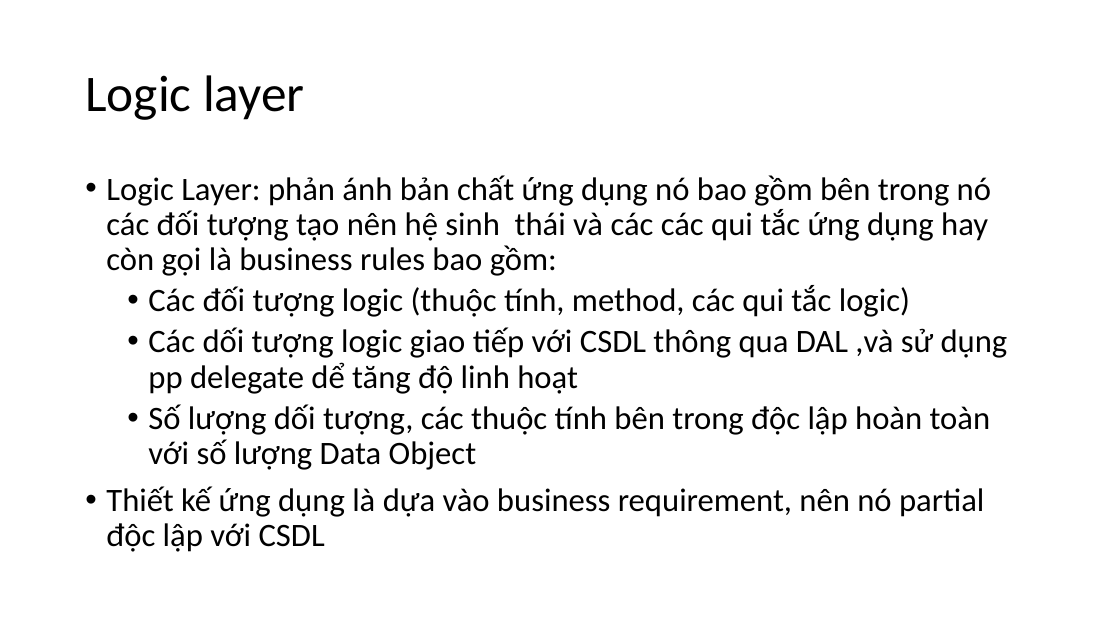
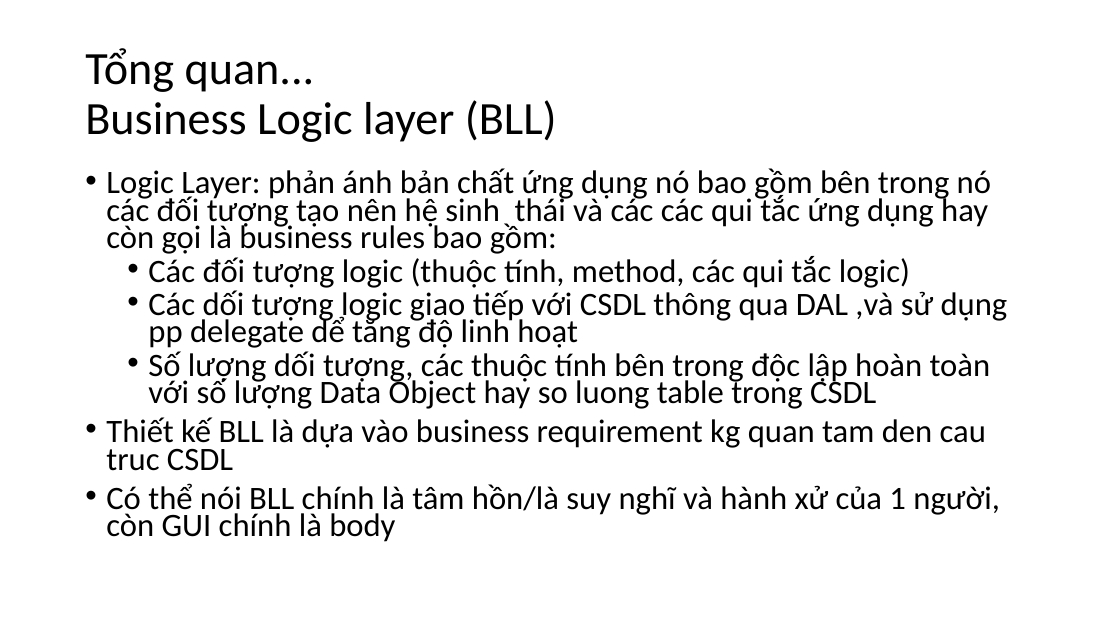
Before and after one commit to lamhongbac/LoggingDemo, a slide deck: slide 4 of WpfStudy/Documents/AutoMapper Tutorial.pptx. Drawn at 1120x630 pixels with LibreOffice and Linux fonts; fonts in the diff are those of the drawing. Boxes give left, top, right and bottom in pixels: in the first picture for what was removed or moved away, otherwise in the second. Text is boxed around its words. In the diff, an @@ line names an element or a change of style, - is before the commit and + after.

```diff
--- a/WpfStudy/Documents/AutoMapper Tutorial.pptx
+++ b/WpfStudy/Documents/AutoMapper Tutorial.pptx
@@ title at <box>85,48,557,142</box>: text changed; size 44 to 39.6 pt @@
-Logic layer
+Tổng quan...
+Business Logic layer (BLL)
@@ text at <box>106,168,1008,348</box>: line spacing 0.9 to 0.7 @@
@@ text at <box>106,351,1000,542</box>: text changed @@
-  • Số lượng dối tượng, các thuộc tính bên trong độc lập hoàn toàn với số lượng Data Object
-• Thiết kế ứng dụng là dựa vào business requirement, nên nó partial độc lập với CSDL
+  • Số lượng dối tượng, các thuộc tính bên trong độc lập hoàn toàn với số lượng Data Object hay so luong table trong CSDL
+• Thiết kế BLL là dựa vào business requirement kg quan tam den cau truc CSDL
+• Có thể nói BLL chính là tâm hồn/là suy nghĩ và hành xử của 1 người, còn GUI chính là body
```
Also in this commit, not shown: 2 other slides changed, 1 slide added, 24 other files.
